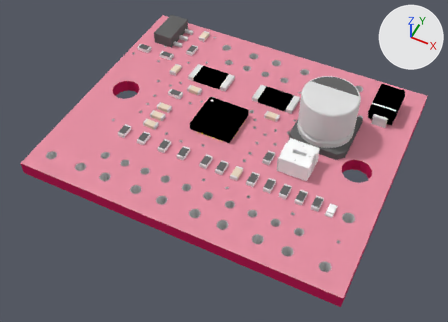
Before and after pictures for a commit that changed the Blender file products/12859/geometry_edit_blender/BigEasyDriver.blend.
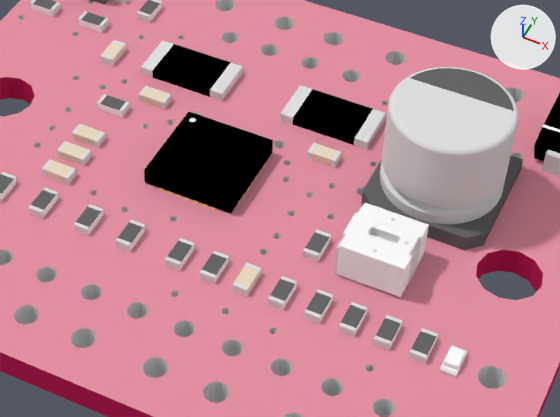
Each version is shown whole from a 50 mm lens placed at (39.8, -30.2, 51.3), pointed at (19.1, 11.2, -0.5), then close up on the part from 28% to 85% of the width and 14% to 73% of the height. Every picture has the same lights, and +X, +Y and +Z are marked at upper right.

Objects in the first close-up: 'Mesh1 pcbgroup Model', 'Mesh10 PANASONIC_D1 Model', 'Mesh11 DO_214AC1 Model', 'Mesh19 QFN_28_5MM_ALT1_1 Model', 'Mesh30 G_0603_RES9 Model', 'Mesh32 G_0603_RES11 Model', 'Mesh35 G_0603_RES14 Model', 'Mesh36 G_0603_RES15 Model', 'Mesh37 TRIMPOT_3MM_2_1 Model', 'Mesh38 R2010_1 Model', 'Mesh39 R2010_2 Model', 'Mesh40 G_0603_RES16 Model'.
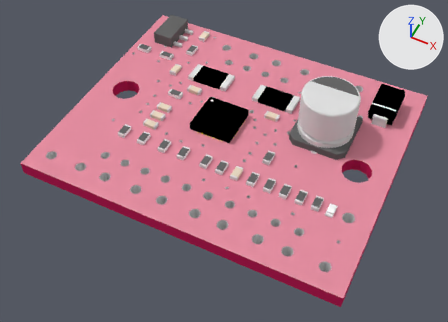
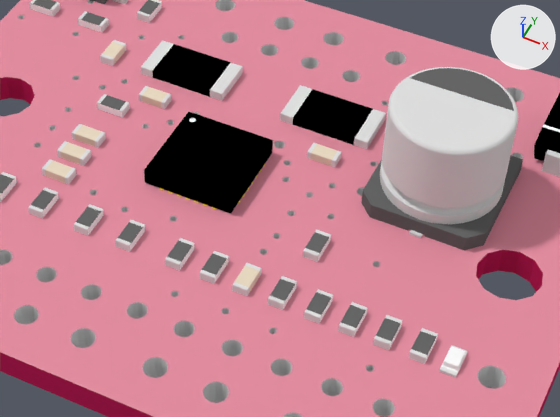
The change, as a list of edits to the scene's bpy script:
```text
Remove ob_mesh37_trimpot_3mm_2_1_model:
    ob_mesh37_trimpot_3mm_2_1_model = bpy.data.objects.new('Mesh37 TRIMPOT_3MM_2_1 Model', me_mesh37_trimpot_3mm_2_1_model)
    ob_mesh37_trimpot_3mm_2_1_model.location = (0.0, 0.0, 0.0)
    ob_mesh37_trimpot_3mm_2_1_model.rotation_euler = (1.571, 0.0, 0.0)  # degrees (90, 0, 0)
```

What differs and where, as boxes [x1, y1, x2, y2] in the close-ups (560 x 417 px):
'Mesh37 TRIMPOT_3MM_2_1 Model', deleted: before [334, 203, 429, 297]
